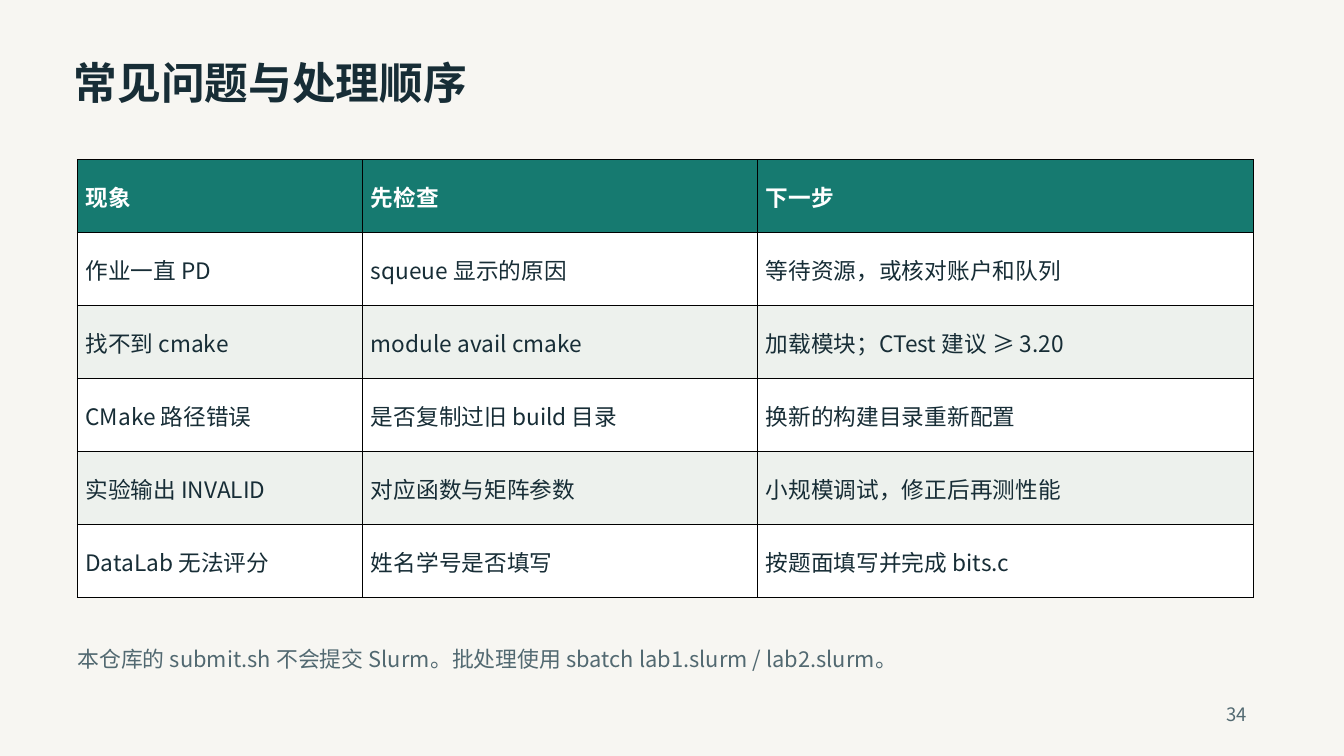
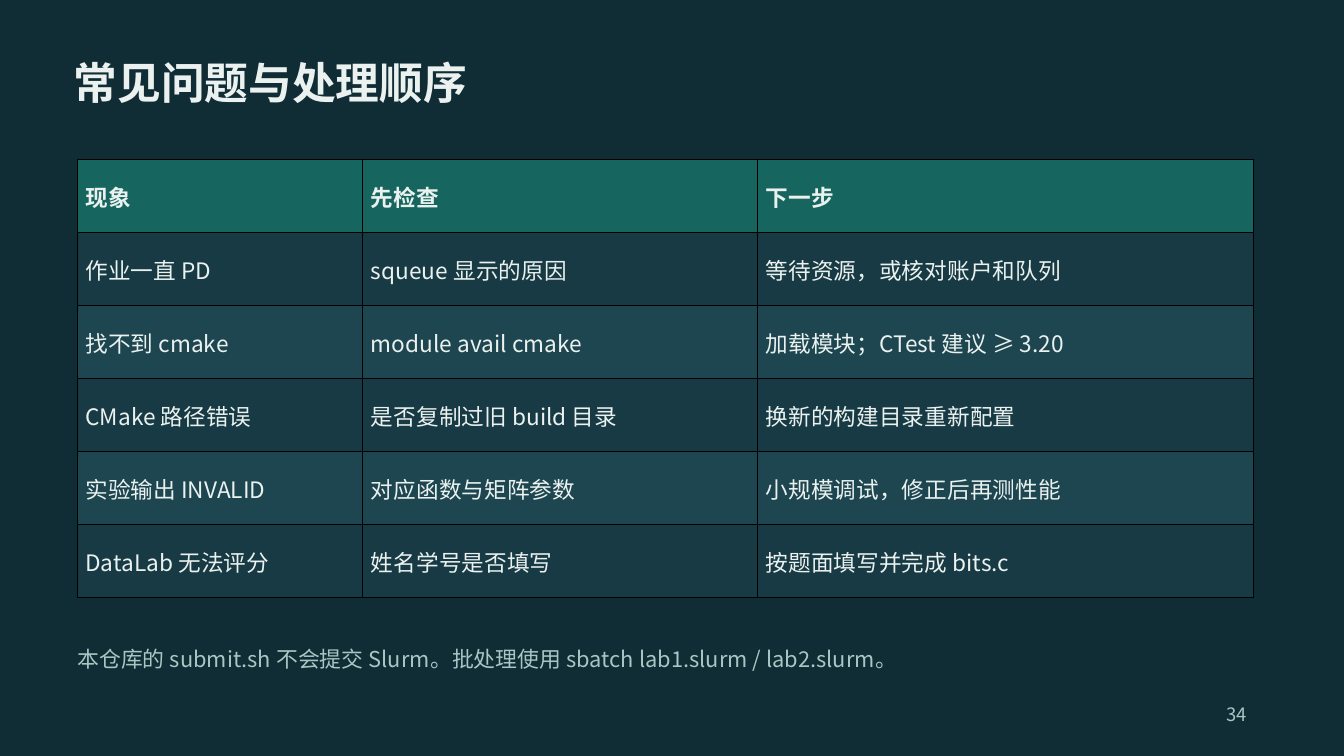
Before and after one commit to 2026-fall-calabs/calabs-2026-fall-starter, a slide deck: slide 34 of docs/交我算平台Lab运行指南-学生版.pptx. Drawn at 1344x756 pixels with LibreOffice and Linux fonts; fonts in the diff are those of the drawing. Boxes give left, top, right and bottom in pixels: in the first picture for what was removed or moved away, otherwise in the second. Text is boxed around its words. In the diff, an @@ line names an element or a change of style, - is before the commit and + after.

```diff
--- a/docs/交我算平台Lab运行指南-学生版.pptx
+++ b/docs/交我算平台Lab运行指南-学生版.pptx
@@ background #F7F6F2 to #102C35 @@
@@ text "常见问题与处理顺序" at (74, 61, 467, 103): text colour #172D36 to #EAF1EF @@
@@ table at (77, 160, 1254, 598) @@
@@ fill #167A70 to #16665F in row 1 @@
@@ fill #FFFFFF to #173A44 in 9 cells @@
@@ fill #EDF1ED to #1D4650 in 6 cells @@
@@ text colour #FFFFFF to #EAF1EF in "现象", "先检查", "下一步" @@
@@ text colour #172D36 to #EAF1EF @@
@@ text "本仓库的 submit.sh 不会提交 Slurm。批处理使用 sbatch ..." at (77, 648, 897, 669): text colour #526971 to #A8C6C4 @@
@@ text "34" at (1226, 707, 1246, 721): text colour #526971 to #A8C6C4 @@
```
Also in this commit, not shown: 13 other slides changed, 1 other file.
